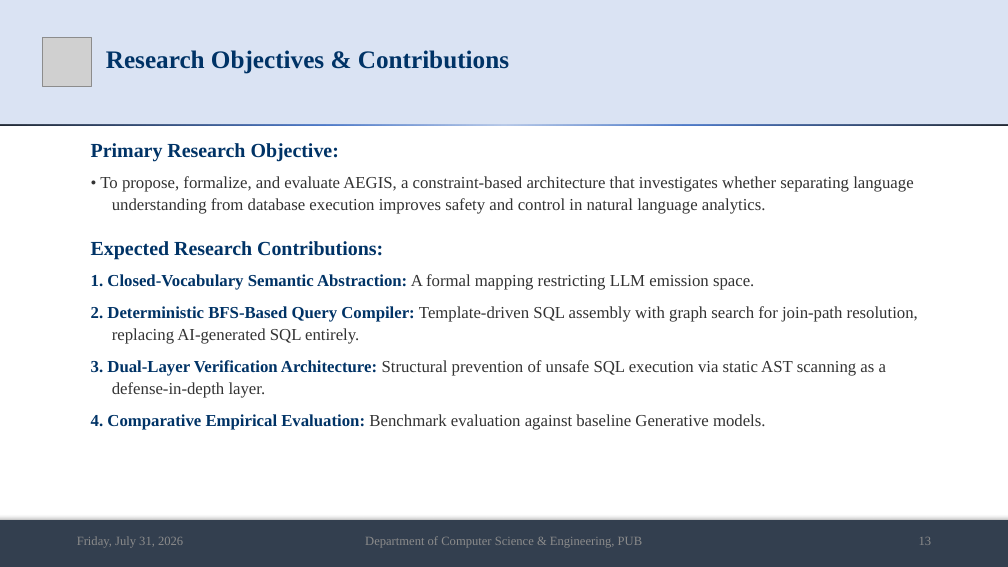
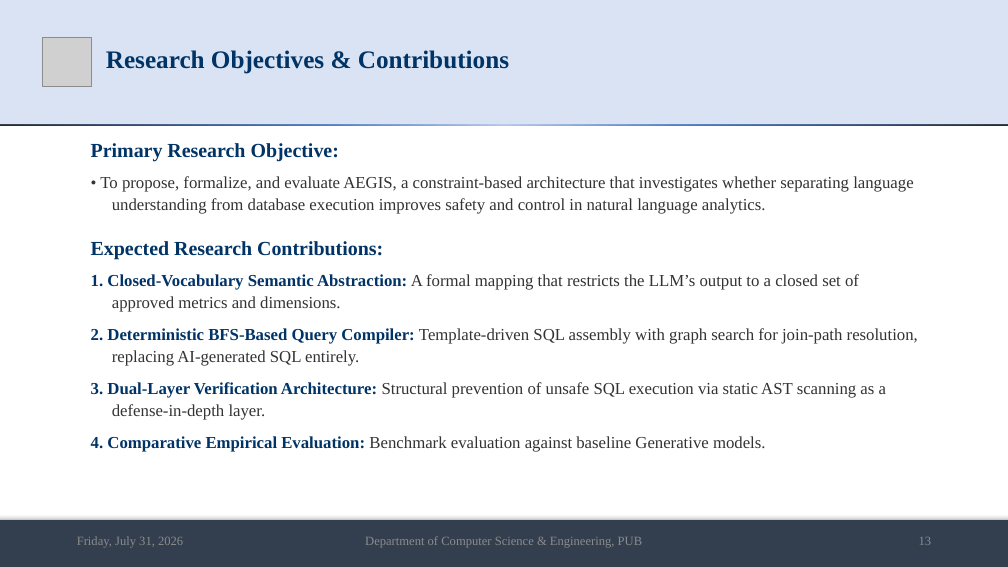
Before and after one commit to md-riaz/AEGIS-Research, a slide deck: slide 13 of docs/scripts/Md_Riaz_Mid_Defense_Final_0322310105101024.pptx. Drawn at 1008x567 pixels with LibreOffice and Linux fonts; fonts in the diff are those of the drawing; grey boxes stand for pictures. Boxes give left, top, right and bottom in pixels: in the first picture for what was removed or moved away, otherwise in the second. Text is boxed around its words. In the diff, an @@ line names an element or a change of style, - is before the commit and + after.

```diff
--- a/docs/scripts/Md_Riaz_Mid_Defense_Final_0322310105101024.pptx
+++ b/docs/scripts/Md_Riaz_Mid_Defense_Final_0322310105101024.pptx
@@ text at (x1=91, y1=274, x2=859, y2=312): text changed @@
-1. Closed-Vocabulary Semantic Abstraction: A formal mapping restricting LLM emission space.
+1. Closed-Vocabulary Semantic Abstraction: A formal mapping that restricts the LLM’s output to a closed set of approved metrics and dimensions.
```
Also in this commit, not shown: 2 other slides changed, 1 other file.
